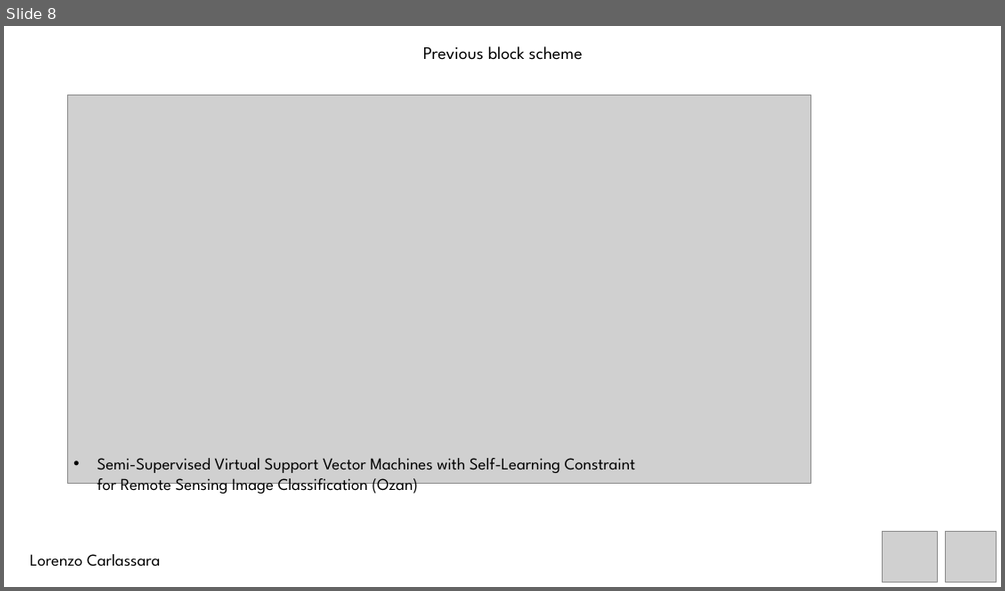
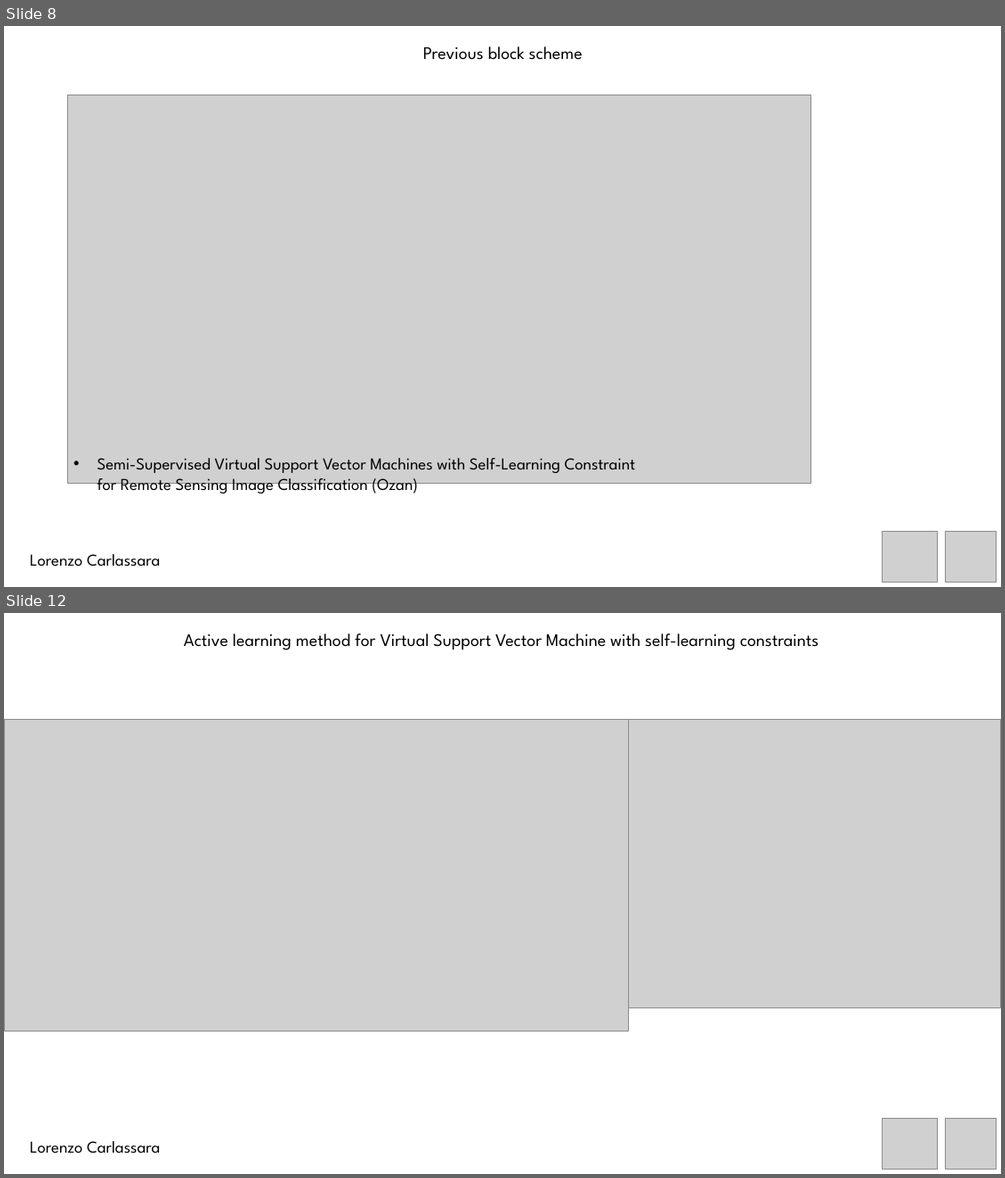
Before and after one commit to carls31/active-learning-virtual-SVM, a slide deck: presentation_CARLASSARA_10601118.pptx. Shown one above the other, each under a label of ours: slide 8 before the commit, slides 8 and 12 after it; the slides between them are not shown. The pictures are 1005x591 and 1005x1178 pixels, drawn with LibreOffice and Linux fonts; fonts in the diff are those of the drawing; grey boxes stand for pictures. Boxes give left, top, right and bottom in pixels: in the first picture for what was removed or moved away, otherwise in the second. Text is boxed around its words. In the diff, an @@ line names an element or a change of style, - is before the commit and + after.

```diff
--- a/presentation_CARLASSARA_10601118.pptx
+++ b/presentation_CARLASSARA_10601118.pptx
@@ slide 12 added at <box>4,613,1001,1174</box>, background #FFFFFF @@
@@ text added at <box>184,633,819,650</box>, 17 pt, text #000000 @@
+Active learning method for Virtual Support Vector Machine with self-learning constraints
@@ picture added at <box>4,719,629,1031</box> @@
@@ picture added at <box>629,719,1000,1008</box> @@
@@ picture added at <box>882,1118,938,1169</box> @@
@@ picture added at <box>945,1118,996,1169</box> @@
@@ text added at <box>30,1141,160,1153</box>, 16 pt, text #000000 @@
+Lorenzo Carlassara
```
Also in this commit, not shown: 3 slides changed, 3 other slides added, 14 other files.
